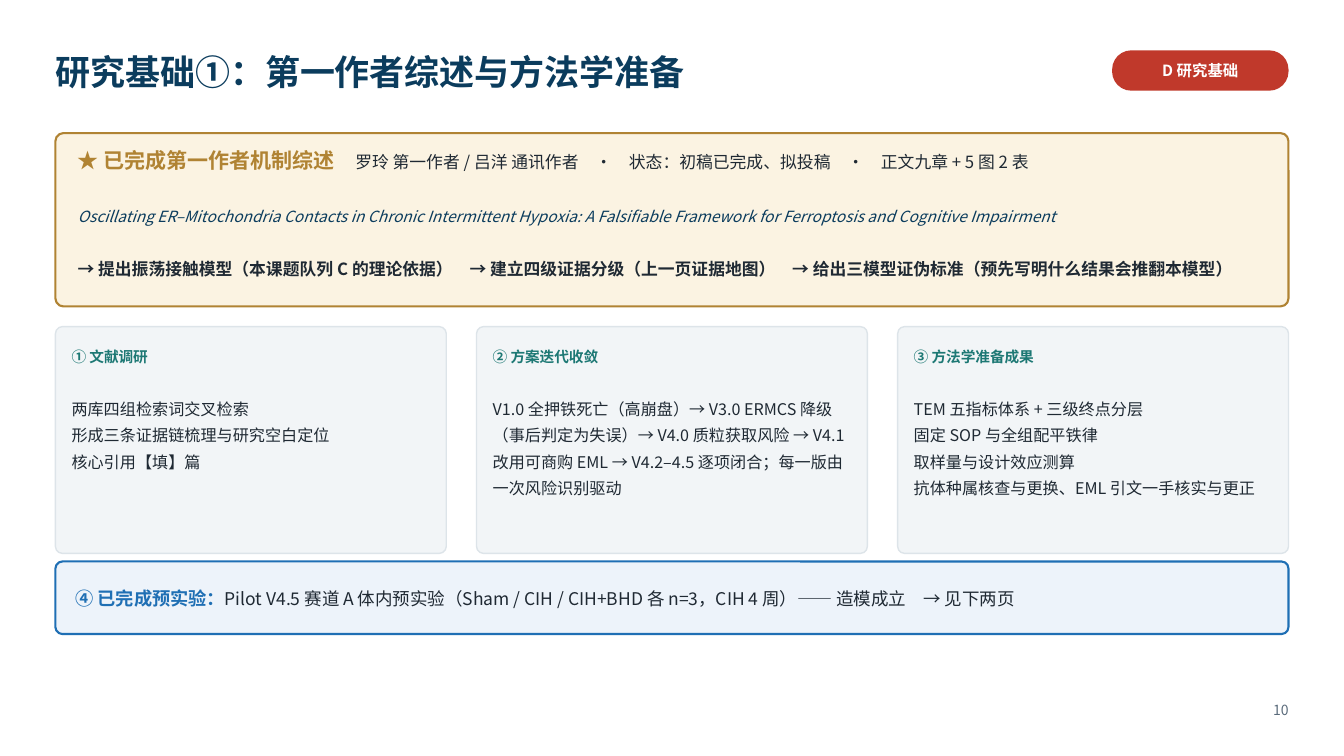
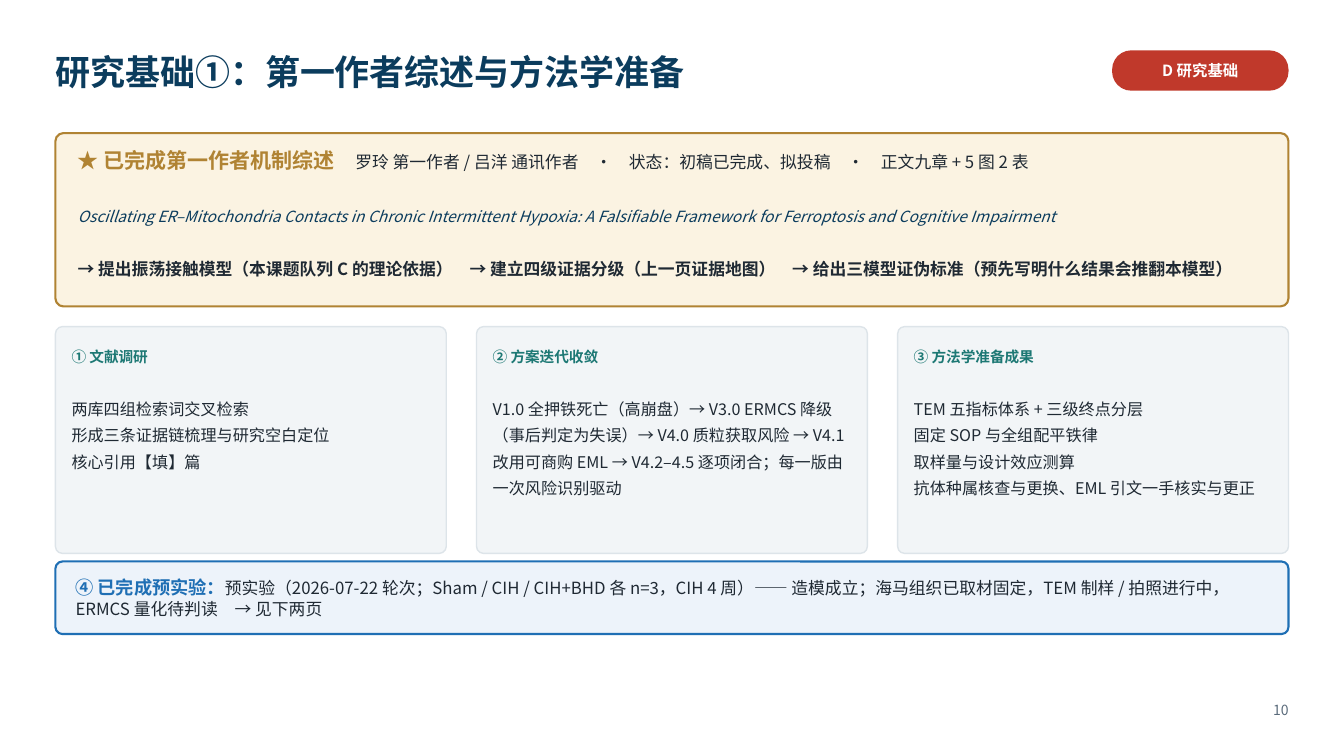
Before and after one commit to xoaiquynhanh17228kk-sketch/test, a slide deck: slide 10 of 开题报告_6分钟版.pptx. Drawn at 1344x756 pixels with LibreOffice and Linux fonts; fonts in the diff are those of the drawing. Boxes give left, top, right and bottom in pixels: in the first picture for what was removed or moved away, otherwise in the second. Text is boxed around its words. In the diff, an @@ line names an element or a change of style, - is before the commit and + after.

```diff
--- a/开题报告_6分钟版.pptx
+++ b/开题报告_6分钟版.pptx
@@ text at bbox=[76, 578, 1229, 617]: text changed; size 12.5 to 12 pt @@
-④ 已完成预实验：Pilot V4.5 赛道 A 体内预实验（Sham / CIH / CIH+BHD 各 n=3，CIH 4 周）—— 造模成立 → 见下两页
+④ 已完成预实验：预实验（2026-07-22 轮次；Sham / CIH / CIH+BHD 各 n=3，CIH 4 周）—— 造模成立；海马组织已取材固定，TEM 制样 / 拍照进行中，ERMCS 量化待判读 → 见下两页
```
Also in this commit, not shown: 8 other slides changed, 5 other files.
